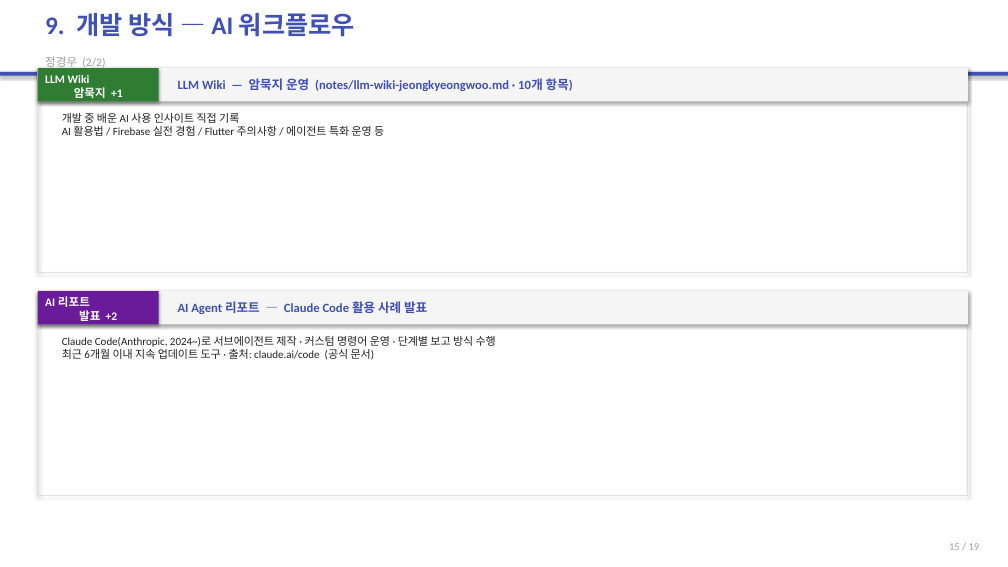
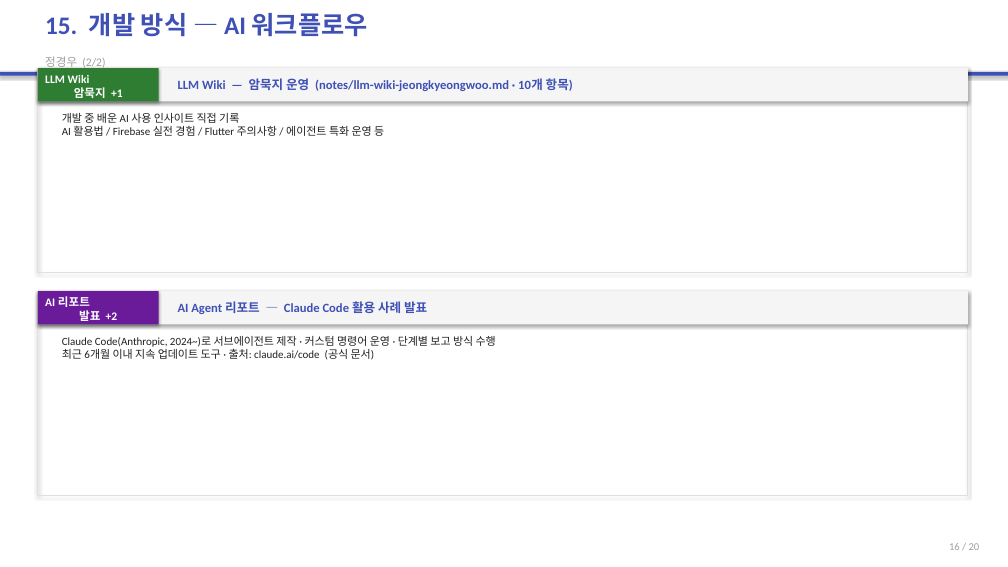
Before and after one commit to 2022136020/project_c, a slide deck: slide 16 of portfolio-tracker/presentation/portfolio-tracker-final.pptx (slide 15 before the commit). Drawn at 1008x567 pixels with LibreOffice and Linux fonts; fonts in the diff are those of the drawing. Boxes give left, top, right and bottom in pixels: in the first picture for what was removed or moved away, otherwise in the second. Text is boxed around its words. In the diff, an @@ line names an element or a change of style, - is before the commit and + after.

```diff
--- a/portfolio-tracker/presentation/portfolio-tracker-final.pptx
+++ b/portfolio-tracker/presentation/portfolio-tracker-final.pptx
@@ text at [45,13,368,37]: text changed @@
-9. 개발 방식 — AI 워크플로우
+15. 개발 방식 — AI 워크플로우
@@ text at [949,543,980,550]: text changed @@
-15 / 19
+16 / 20
```
Also in this commit, not shown: 17 other slides changed, 1 slide added, 22 other files.
